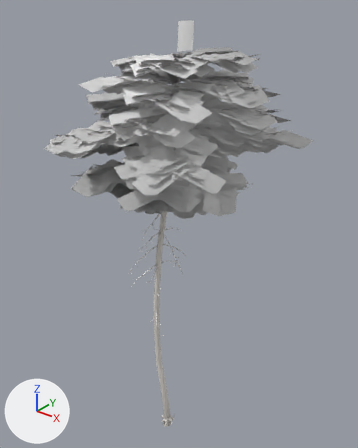
What one commit did to the glTF model nuri/public/models/trees/pine_3.glb.
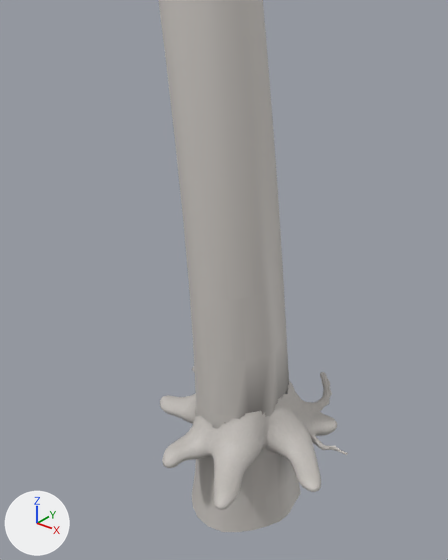
Old and new are each drawn whole from a 50 mm lens placed at (9.71, -11.39, 16.12), pointed at (0.01, 0.74, 8.6) and again close up from a 50 mm lens placed at (0.91, -1.25, 1.21), pointed at (-0.17, 0.1, 0.37). The lights are fixed; the arrows at lower left show +X, +Y and +Z. The first two pictures are the older version. Vertices at exactly the same position are counted once.

Objects in the first close-up: 'pine3_bark'.
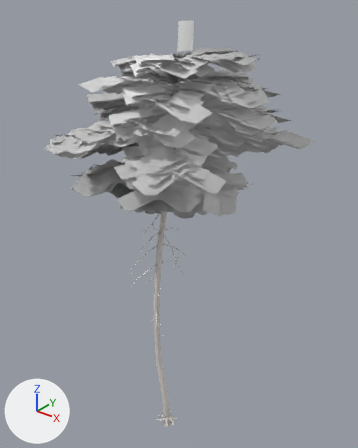
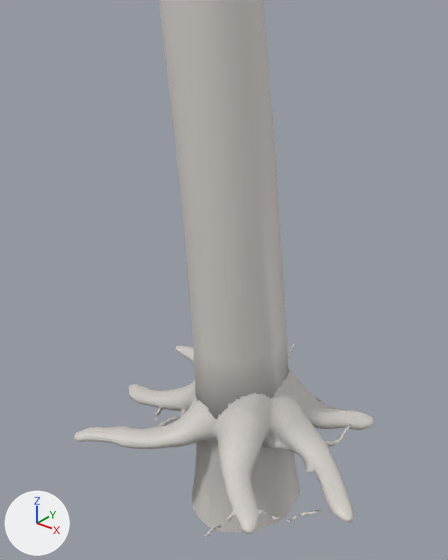
The change, as a diff of the scene's bpy script:
```diff
--- a/nuri/public/models/trees/pine_3.glb.py
+++ b/nuri/public/models/trees/pine_3.glb.py
@@ me_pine3_bark @@
 # used by ob_pine3_bark; location = (0.0, 0.0, 0.0)
-me_pine3_bark.from_pydata(...)  # 7523 vertices, 13446 faces; spans x -2.8..3.0, y -2.7..3.0, z -0.3..14.7
+me_pine3_bark.from_pydata(...)  # 7512 vertices, 13441 faces; spans x -2.8..3.0, y -2.7..3.0, z -0.3..14.7
+# me_pine3_bark part 1: 374 vertices moved from x -0.3..0.3, y -0.3..0.3, z -0.1..0.1 to x -0.3..0.3, y -0.3..0.3, z 0.0..0.1; 1323 vertices removed from x -0.3..0.3, y -0.3..0.4, z -0.1..0.1; 1312 vertices added at x -0.5..0.4, y -0.4..0.5, z 0.0..0.2
+# me_pine3_bark part 2: 681 kept faces spanning x -0.5..0.3, y -0.3..0.2, z -0.3..2.4 get new vertex colours; the middle colour goes from light grey #d2cdc7 to light grey #dbd6d0
 me_pine3_bark.materials.append(mat_defaultmaterial)
```

What differs and where, as boxes (x1, y1, x2, y2) in the close-ups (448 x 560 px; the box of a moved part takes in the faces that stretch with it):
'pine3_bark', reshaped: before (158, 0, 348, 532); after (74, 0, 374, 538)
part 1 of me_pine3_bark, moved or reshaped: before (161, 372, 348, 510); after (74, 343, 374, 538)
part 2 of me_pine3_bark, edited (looks the same): (158, 0, 301, 532) in both
